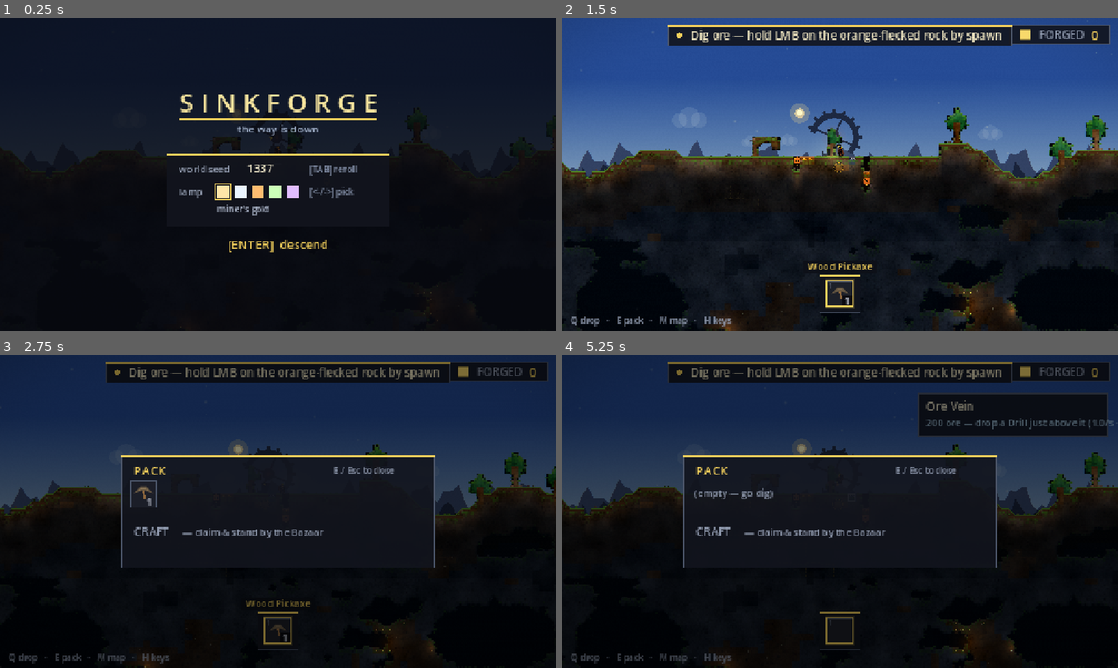
Above: before the commit, frames 1-4 (two rows, left to right).
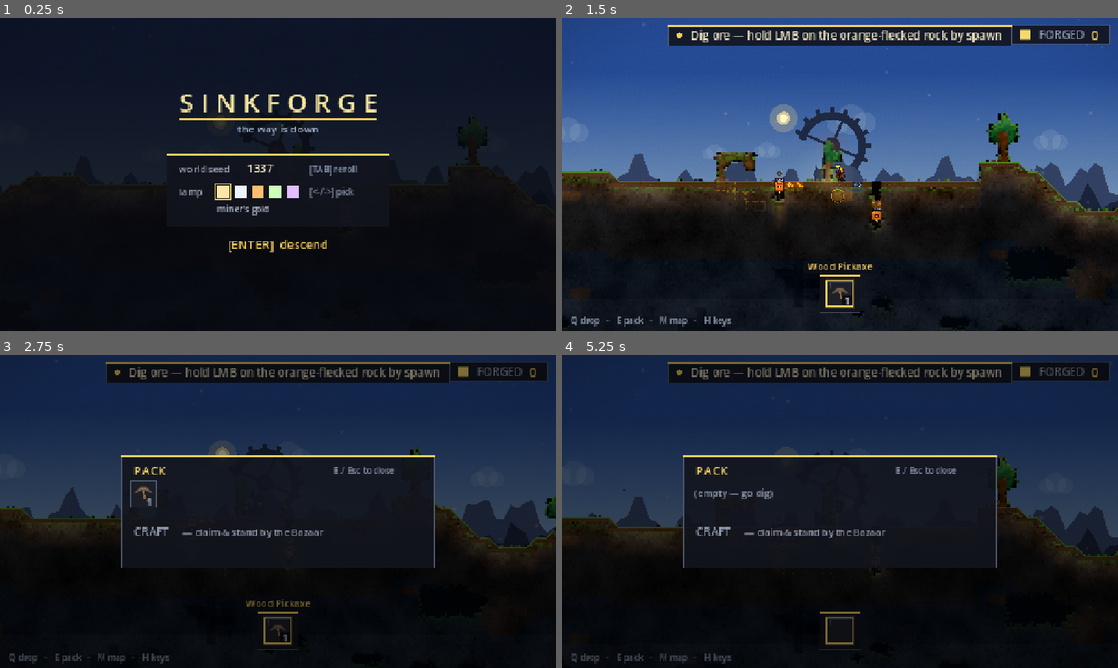
Above: after the commit, the same moments.

Repository: teohondascully/sinkforge
Game: Godot game, scene res://scenes/main.tscn
Two runs of this game, one before a commit and one after it. Both use one fixed random seed, a clock stepped at 60 frames per second and the inputs below.
Inputs (mouse positions are in pixels of both pictures, inside the frame that each line leads up to):
- Up to frame 1 (0.25 s): no input
- Up to frame 2 (1.5 s): tap Enter at 0.5 s; move the mouse to (962, 158) at 0.52 s; hold D (sf_right) 0.53-1.25 s; right-click (962, 158) at 0.6 s; click (962, 158) at 0.67 s; tap Space (sf_jump) at 0.77, 1.07 s; drag from (728, 190) to (812, 237) at 1.27 s
- Up to frame 3 (2.75 s): tap Space (sf_jump) at 2 s; move the mouse to (333, 442) at 2.02 s; hold D (sf_right) from 2.03 s (still down); tap E (sf_craft) at 2.1 s
- Up to frame 4 (5.25 s): release D (sf_right) at 2.75 s; drag from (812, 574) to (673, 464) at 2.77 s; tap Enter at 3.5 s; move the mouse to (1006, 558) at 3.52 s; hold A (sf_left) 3.53-4.25 s; tap Mouse wheel up (sf_cycle_prev) at 3.6 s; tap Space (sf_jump) at 3.77, 4.07, 5 s; drag from (673, 464) to (756, 433) at 4.27 s; move the mouse to (867, 511) at 5.02 s; hold S (sf_down) from 5.03 s (still down); tap Q (sf_drop) at 5.1 s; click (867, 511) at 5.17 s

The runs differ from the first frame. In frame 1, 4.0% of the frame differs, in the area x 0-100%, y 28-99%; in frame 2, 21%, in the area x 0-100%, y 0-100%; in frame 3, 6.7%; in frame 4, 12%.

Commit message:
feel(camera): default zoom 0.50 -> 0.70 for legibility (Z still cycles to 0.50/0.33)

Diff:
--- a/scenes/main.gd
+++ b/scenes/main.gd
@@ -26,12 +26,14 @@
 ## World-area-shown math (motes/camera/minimap) reads VIEWPORT, not CANVAS, since they diverged here.
 const VIEWPORT := Vector2(1280.0, 720.0)
 const HUD_SCALE: float = VIEWPORT.x / 640.0        ## = 2.0; scales the 640×360 HUD onto the 1280×720 render
-## Zoom levels cycled by Z (Terraria-style). Zoomed OUT so the avatar reads as a small nimble figure in a
-## big granular world — the Noita feel. _current_zoom() reads the active level everywhere. Index 0 is the
-## LOCKED default 0.50× (#94 — user-picked by eye 2026-08-08 from a 0.33/0.50/0.70/0.90 comparison, the best
-## balance of a readable figure and the big-world feel; see history/63b + DECISIONS). Z cycles in tighter
-## (0.70×, inspect detail) then widest (0.33×, survey the whole base). Smaller = further out.
-const ZOOM_LEVELS: Array[float] = [0.50, 0.70, 0.33]
+## Zoom levels cycled by Z (Terraria-style). _current_zoom() reads the active level everywhere. Index 0 is
+## the default 0.70× (RE-PICKED 2026-08-09 from the blind "Sees" legibility A/B — at 0.50× a 16px cell can't
+## show rock texture (warm rock blooms into "a glow") and machine labels fall below the declutter threshold,
+## so a first-time player couldn't read the miner, the ore, or the machines; 0.70× makes the avatar a real
+## character and surfaces the FORGE labels while keeping a good chunk of the vertical shaft in frame. See
+## docs/DESIGN_REVIEW.md "Sees" + DECISIONS). Z cycles out (0.50×, the old big-world feel) then widest
+## (0.33×, survey the whole base). Smaller = further out.
+const ZOOM_LEVELS: Array[float] = [0.70, 0.50, 0.33]
 var _zoom_idx: int = 0
 const WORLD_SEED: int = 1337       ## the default gen seed (the title screen can reroll it — #6)
 
